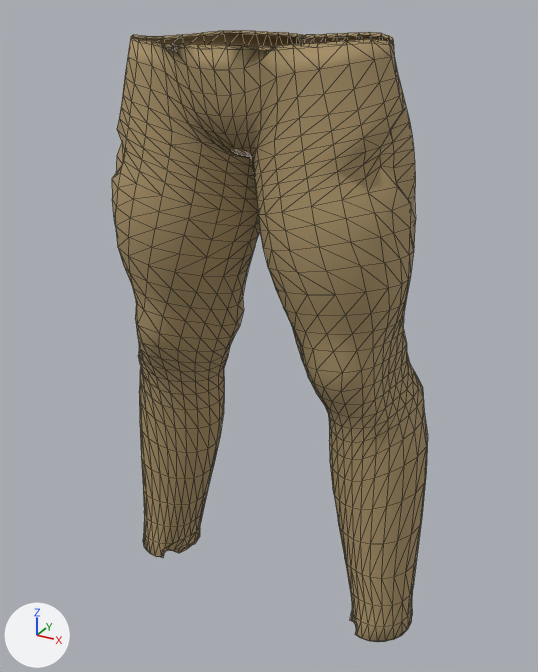
One commit to the glTF model client/public/assets/characters/prototype/parts/bottom_chinos_male.glb: the scene before it, then after it.
Rendered twice from a 50 mm lens placed at (0.501, -0.925, 1.021), pointed at (-0.002, -0.01, 0.564). The axes (+X, +Y, +Z) are drawn at lower left. The lights are the same throughout. The picture after the commit comes second. Mesh edges are drawn as thin lines.

Objects in the first picture: 'AWD_W_bottom_chinos_l0'.
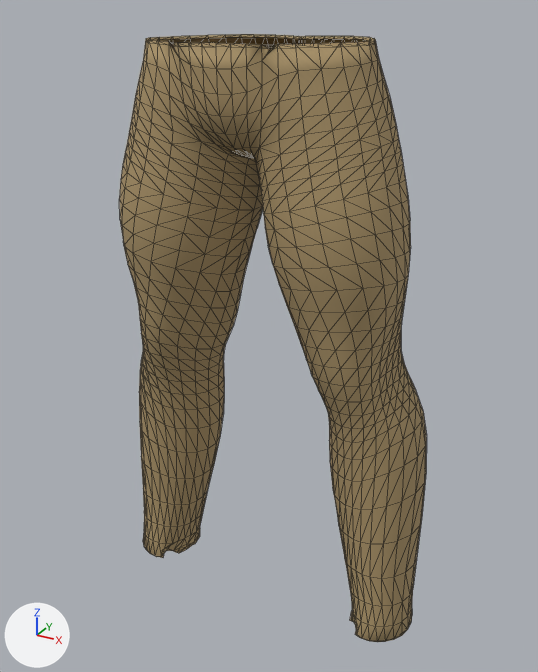
What differs and where, as boxes [x1, y1, x2, y2] in the pictures (538 x 672 px; the box of a moved part takes in the faces that stretch with it):
'AWD_W_bottom_chinos_l0', reshaped
    before: [112, 30, 428, 642]
    after: [119, 34, 427, 642]
part 1 of me_awd_w_bottom_chinos_l0, moved or reshaped
    before: [129, 34, 428, 494]
    after: [134, 36, 427, 494]
part 2 of me_awd_w_bottom_chinos_l0, surface changed
    before: [112, 30, 424, 421]
    after: [119, 34, 423, 421]

The change, as a list of edits to the scene's bpy script:
```text
Change me_awd_w_bottom_chinos_l0:
    used by ob_awd_w_bottom_chinos_l0; location = (0.0, 0.0, 0.0)
    remove me_awd_w_bottom_chinos_l0.from_pydata(...)  # 1417 vertices, 2748 faces; spans x -0.258..0.258, y -0.15..0.115, z 0.103..0.992
    add me_awd_w_bottom_chinos_l0.from_pydata(...)  # 1417 vertices, 2748 faces; spans x -0.258..0.258, y -0.142..0.108, z 0.103..0.987
    me_awd_w_bottom_chinos_l0 part 1: 949 of 1417 vertices moved; they spanned x -0.251..0.251, y -0.15..0.115, z 0.37..0.992 and now span x -0.249..0.249, y -0.142..0.108, z 0.37..0.987; mean shift (0.0, 0.0, 0.0); largest move (-0.179, -0.04, 0.967) -> (-0.156, -0.045, 0.963)
    me_awd_w_bottom_chinos_l0 part 2: 1352 kept faces spanning x -0.242..0.242, y -0.136..0.108, z 0.428..0.987 get new texture (UV) coordinates
```
